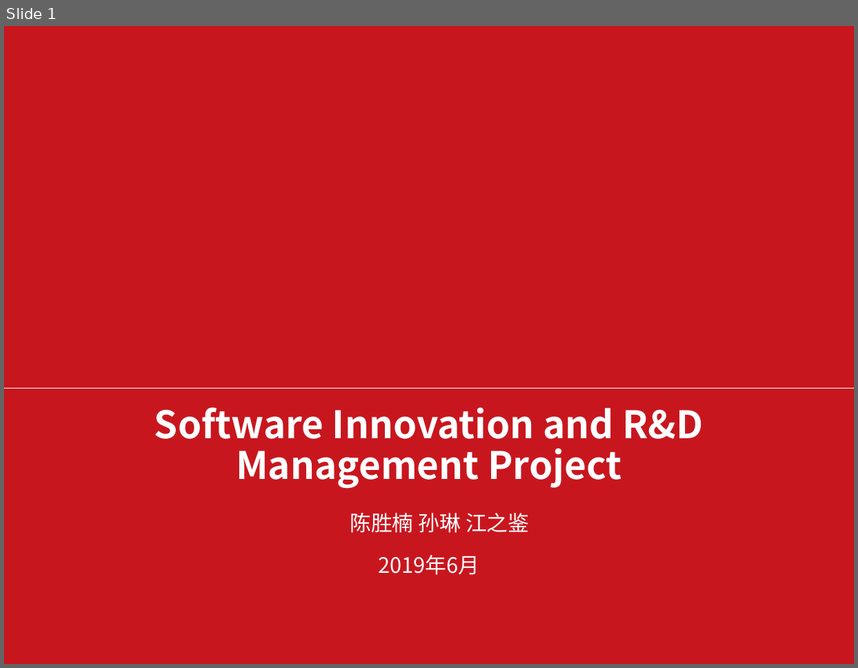
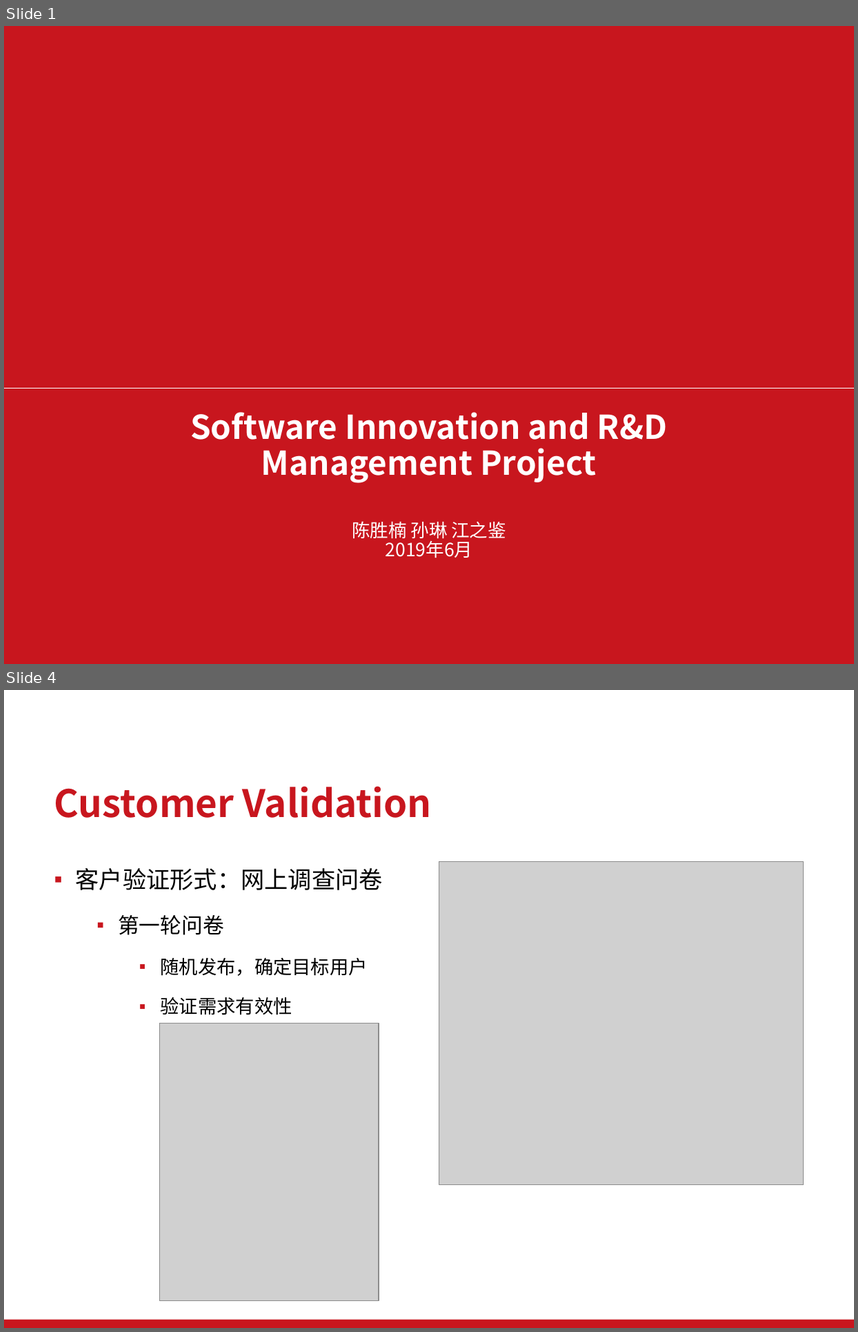
Before and after one commit to 962372515csn/e-school, a slide deck: ppt/软件创新.pptx. Shown one above the other, each under a label of ours: slide 1 before the commit, slides 1 and 4 after it; the slides between them are not shown. The pictures are 858x668 and 858x1332 pixels, drawn with LibreOffice and Linux fonts; fonts in the diff are those of the drawing; grey boxes stand for pictures; background and template pictures are left out. Boxes give left, top, right and bottom in pixels: in the first picture for what was removed or moved away, otherwise in the second. Text is boxed around its words. In the diff, an @@ line names an element or a change of style, - is before the commit and + after.

```diff
--- a/ppt/软件创新.pptx
+++ b/ppt/软件创新.pptx
@@ slide 4 added at box(4, 690, 854, 1328), background #FFFFFF @@
@@ title added at box(54, 786, 432, 818), 32 pt, text #C8161E, bold @@
+Customer Validation
@@ text added at box(76, 868, 383, 1015), 16 pt, text #000000 @@
+▪ 客户验证形式：网上调查问卷
+  ▪ 第一轮问卷
+    ▪ 随机发布，确定目标用户
+    ▪ 验证需求有效性
@@ picture added at box(439, 862, 804, 1185) @@
@@ picture added at box(159, 1023, 379, 1301) @@
@@ rectangle added at box(4, 1319, 854, 1328), fill #C9151E @@
@@ slide 1 changed as well @@
@@ title "Software Innovation and R&D Management ..." at box(190, 412, 668, 483): size 32 to 27.8 pt @@
@@ text "陈胜楠 孙琳 江之鉴" at box(352, 521, 506, 557): size 18 to 15.5 pt; bullet ▪ to none; line spacing 1.2 to 0.9; less space between paragraphs @@
```
Also in this commit, not shown: 2 other slides changed, 6 other slides added, 3 slides removed, 2 other files.
